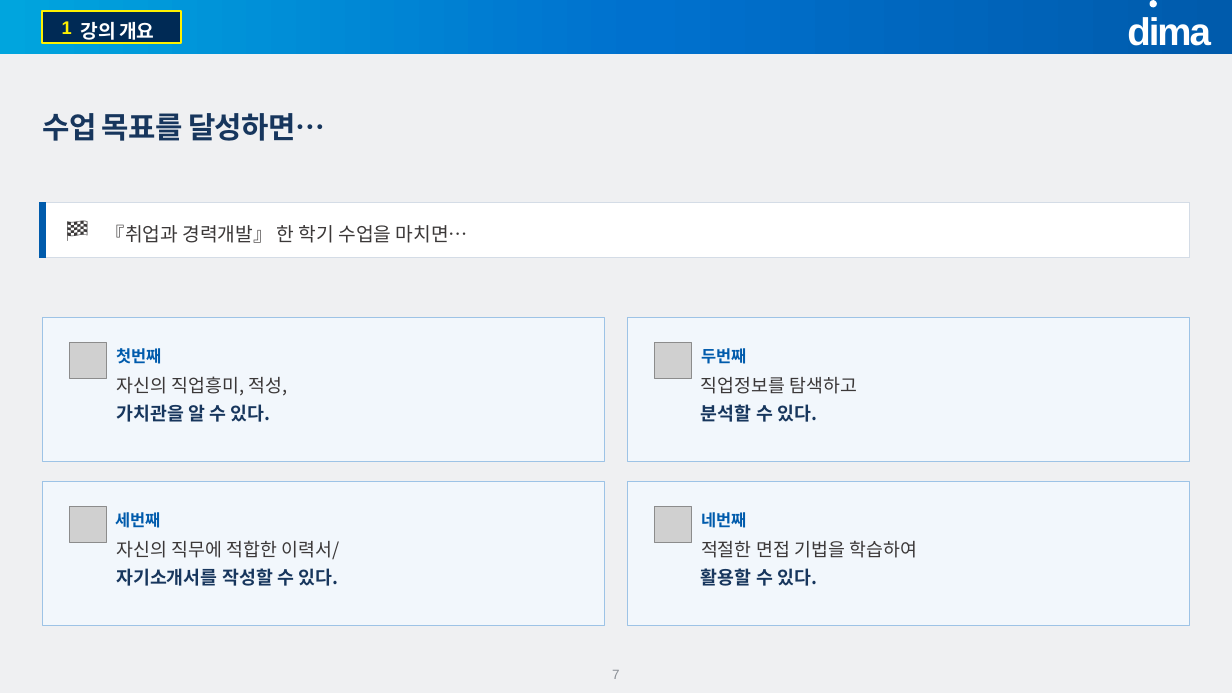
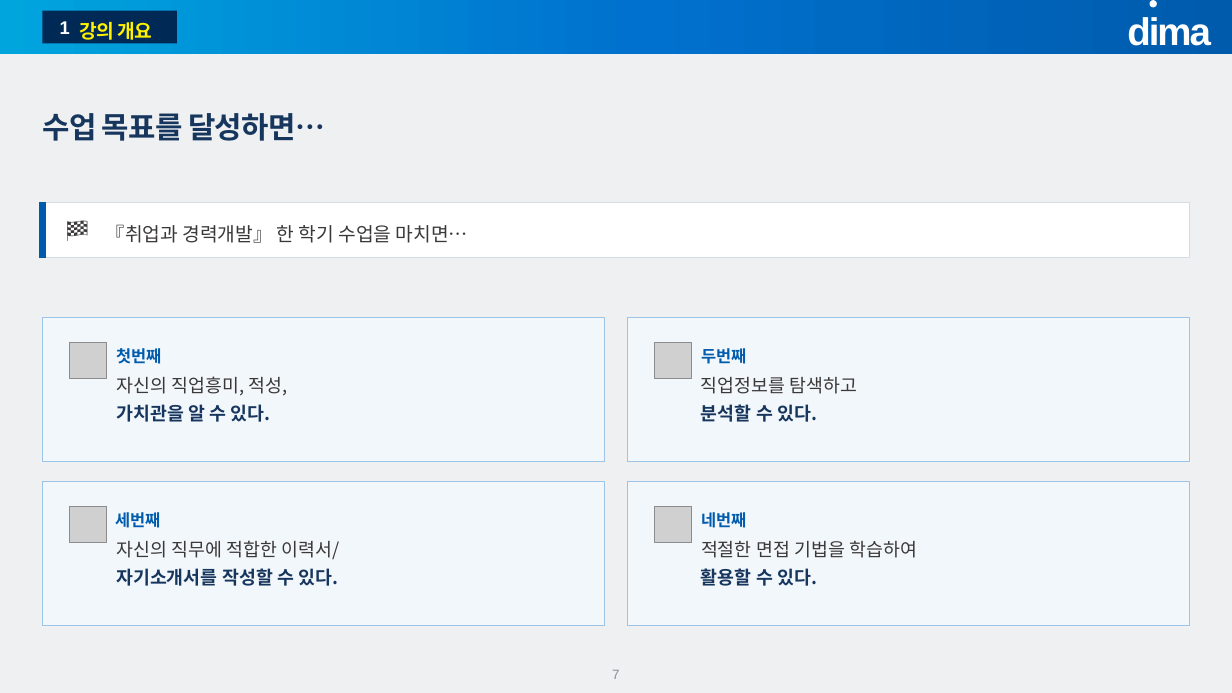
Before and after one commit to jungaistar/lms, a slide deck: slide 7 of materials/dist/1주차_오리엔테이션.pptx. Drawn at 1232x693 pixels with LibreOffice and Linux fonts; fonts in the diff are those of the drawing; grey boxes stand for pictures; background and template pictures are left out. Boxes give left, top, right and bottom in pixels: in the first picture for what was removed or moved away, otherwise in the second. Text is boxed around its words. In the diff, an @@ line names an element or a change of style, - is before the commit and + after.

```diff
--- a/materials/dist/1주차_오리엔테이션.pptx
+++ b/materials/dist/1주차_오리엔테이션.pptx
@@ rectangle: place and size @@
-rectangle at (43, 10, 181, 43)
+rectangle at (43, 10, 177, 43)
@@ rectangle at (43, 10, 177, 43): outline #FFF100 1.5 pt to none @@
@@ text "1" at (60, 21, 70, 34): text colour #FFF100 to #FFFFFF @@
@@ text "강의 개요" at (79, 22, 153, 44): text colour #FFFFFF to #FFF100 @@
```
Also in this commit, not shown: 15 other slides changed, 37 other files.
